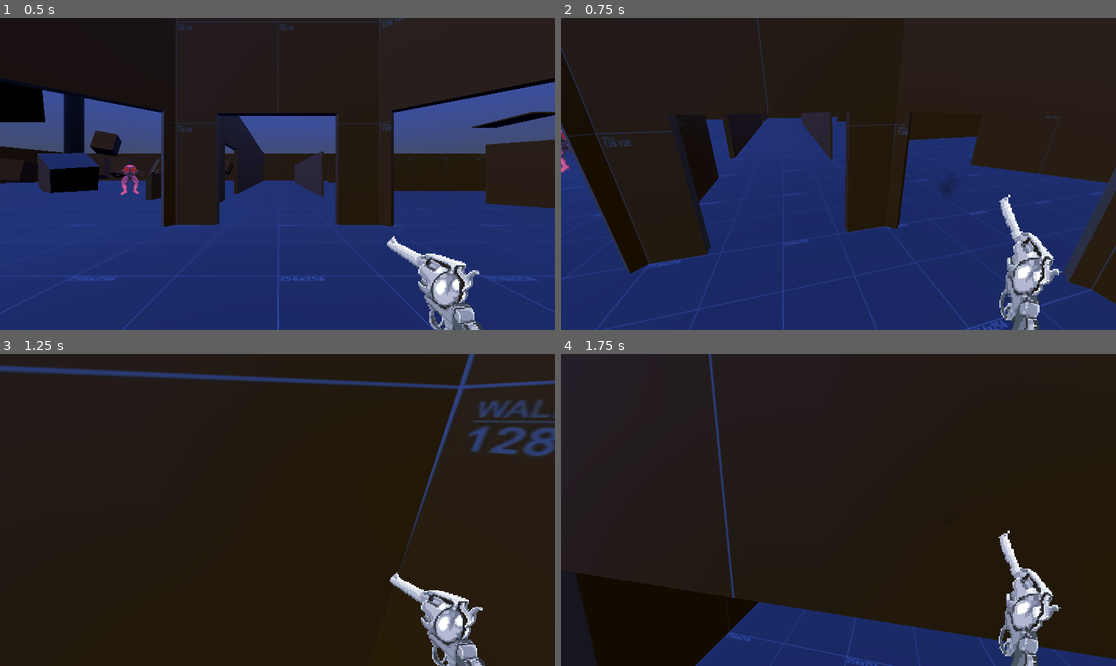
Above: before the commit, frames 1-4 (two rows, left to right).
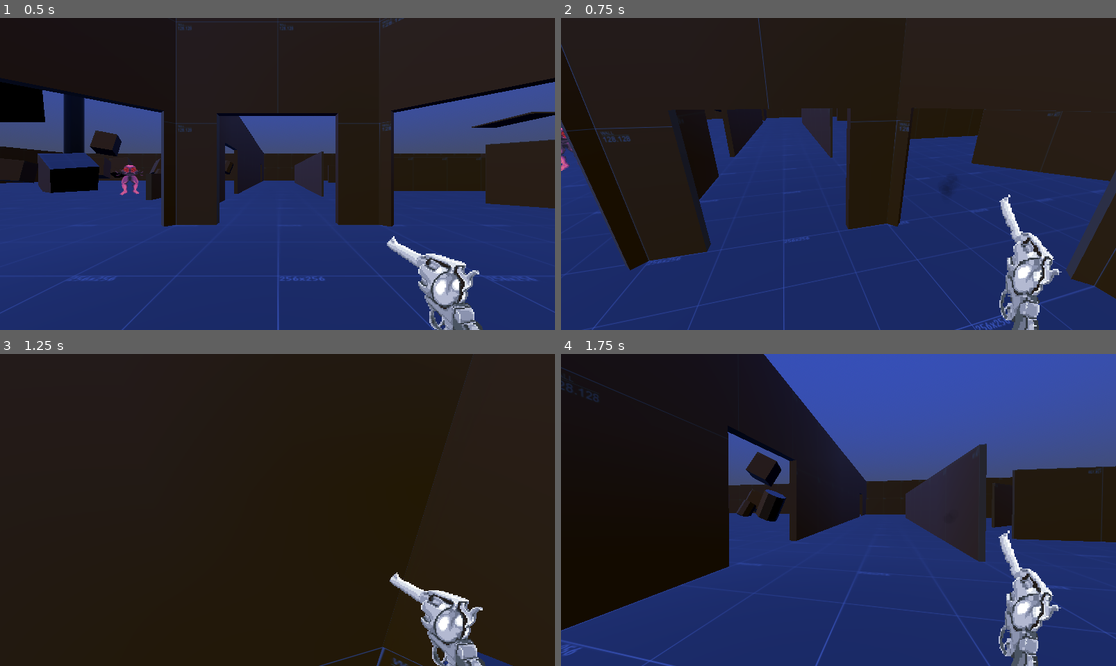
Above: after the commit, the same moments.

Repository: Liloslash/CocoonstrikeV2
Game: Godot game, scene res://world.tscn
The game is run twice, just before and just after one commit, with the same random seed, the same clock (stepped at 60 frames per second) and the same inputs. Sound files missing from this copy of the repository are replaced by a short silence.
Inputs (mouse positions are in pixels of both pictures, inside the frame that each line leads up to):
- Up to frame 1 (0.5 s): no input
- Up to frame 2 (0.75 s): move the mouse to (866, 174) at 0.52 s; hold W (up) from 0.53 s (still down); hold Space (jump) from 0.53 s (still down); click (866, 174) at 0.6 s
- Up to frame 3 (1.25 s): keep holding W (up); keep holding Space (jump)
- Up to frame 4 (1.75 s): keep holding W (up); move the mouse to (810, 510) at 1.27 s; release Space (jump) at 1.28 s; tap Space (jump) at 1.35, 1.52 s; click (810, 510) at 1.55 s

Frame 1 is identical in both runs. In frame 2, 3.2% of the frame differs, in the area x 0-100%, y 0-100%; in frame 3, 3.8%; in frame 4, 56%.

Commit message:
feat: Fix raycast-camera sync + code optimizations
- Raycast compensation system for jump camera tilt
- Configurable parameters (strength, max angle, enable/disable)
- Removed redundant variables and connections
- Updated documentation
- Fixed camera-raycast desync issue during jumps

Diff:
--- a/Player/PlayerCamera.gd
+++ b/Player/PlayerCamera.gd
@@ -44,10 +44,8 @@
 var is_jumping: bool = false
 var jump_start_height: float = 0.0
 var jump_max_height: float = 0.0
-var player_node: CharacterBody3D
-
-# Effets de Tir
-var _current_kickback: float = 0.0
+
+# Effets de Tir - pas de variable globale nécessaire
 
 # === RÉFÉRENCES CACHÉES ===
 var movement_component: PlayerMovement
@@ -56,7 +54,7 @@
 func _ready() -> void:
 	original_camera_position = position
 	original_camera_rotation = rotation_degrees
-	player_node = get_parent() as CharacterBody3D
+	var player_node = get_parent() as CharacterBody3D
 	movement_component = player_node.get_node_or_null("PlayerMovement")
 
 # === GESTION PRINCIPALE ===
@@ -209,18 +207,15 @@
 	tween.set_ease(Tween.EASE_OUT)
 	tween.set_trans(Tween.TRANS_BACK)
 
-	# Stocker le kickback variable pour _apply_kickback_offset
-	_current_kickback = current_kickback
-
-	# Recul puis retour à la position normale
-	tween.tween_method(_apply_kickback_offset, 0.0, 1.0, current_duration * 0.3)
-	tween.tween_method(_apply_kickback_offset, 1.0, 0.0, current_duration * 0.7)
-
-func _apply_kickback_offset(progress: float) -> void:
+	# Recul puis retour à la position normale avec closure
+	tween.tween_method(_apply_kickback_offset.bind(current_kickback), 0.0, 1.0, current_duration * 0.3)
+	tween.tween_method(_apply_kickback_offset.bind(current_kickback), 1.0, 0.0, current_duration * 0.7)
+
+func _apply_kickback_offset(kickback_strength: float, progress: float) -> void:
 	if not active_shakes.is_empty():  # Ne pas interférer avec le shake
 		return
 
-	var kickback_offset = Vector3(0, 0, _current_kickback * progress)
+	var kickback_offset = Vector3(0, 0, kickback_strength * progress)
 	position = original_camera_position + kickback_offset
 
 
@@ -246,11 +241,11 @@
 		jump_max_height = current_height
 
 func _handle_jump_look_down(delta: float) -> void:
-	if not player_node or jump_max_height <= jump_start_height:
+	if not movement_component or jump_max_height <= jump_start_height:
 		return
 
 	# Calculer le progrès du saut (0 = début, 0.5 = milieu, 1.0 = sommet)
-	var current_height = player_node.global_position.y
+	var current_height = movement_component.player.global_position.y
 	var height_range = jump_max_height - jump_start_height
 
 	# Éviter la division par zéro
--- a/Player/PlayerCombat.gd
+++ b/Player/PlayerCombat.gd
@@ -5,11 +5,19 @@
 @export_group("Combat")
 @export var revolver_damage: int = 25  # Dégâts du revolver
 
+@export_group("Raycast Compensation")
+@export var enable_jump_compensation: bool = true  # Activer la compensation lors du saut
+@export var compensation_strength: float = 1.0  # Force de la compensation (1.0 = parfaite, 0.5 = réduite)
+@export var max_compensation_angle: float = 45.0  # Angle maximum de compensation en degrés
+
 # === RÉFÉRENCES ===
 var player: CharacterBody3D
 var raycast: RayCast3D
 var revolver_sprite: Node
 var camera_component: PlayerCamera
+
+# === VARIABLES POUR LA COMPENSATION ===
+var base_raycast_direction: Vector3 = Vector3(0, 0, -1000)  # Direction de base du raycast
 
 # === EFFET D'IMPACT ===
 const IMPACT_EFFECT_SCENE = preload("res://Effects/ImpactEffect.tscn")
@@ -46,7 +54,7 @@
 			return
 
 	# Configuration robuste même s'il existe déjà dans la scène
-	raycast.target_position = Vector3(0, 0, -1000)  # Portée vers l'avant
+	raycast.target_position = base_raycast_direction  # Utiliser la direction de base
 	raycast.enabled = true
 	raycast.collision_mask = 2  # Ne détecter que la layer 2 (ennemis)
 	raycast.exclude_parent = true  # Exclure le parent du raycast
@@ -61,8 +69,44 @@
 		revolver_connected = false
 
 
+# === CALCUL DE LA COMPENSATION DU RAYCAST ===
+func _calculate_raycast_compensation() -> Vector3:
+	# Si la compensation est désactivée, utiliser la direction de base
+	if not enable_jump_compensation or not camera_component:
+		return base_raycast_direction
+
+	# Récupérer l'angle d'inclinaison actuel de la caméra
+	var camera_rotation_x = camera_component.rotation_degrees.x
+
+	# Calculer l'offset de compensation
+	# Quand la caméra s'incline vers le bas (angle négatif), on compense vers le haut
+	var compensation_offset = Vector3(0, 0, 0)
+
+	# Limiter l'angle de compensation pour éviter des corrections trop importantes
+	var limited_angle = clamp(camera_rotation_x, -max_compensation_angle, max_compensation_angle)
+	var limited_angle_radians = deg_to_rad(limited_angle)
+
+	# Calculer l'offset vertical basé sur l'angle d'inclinaison
+	# Utiliser la trigonométrie pour calculer l'offset Y
+	var raycast_length = base_raycast_direction.length()
+	var y_offset = sin(limited_angle_radians) * raycast_length * compensation_strength
+
+	# Appliquer l'offset à la direction de base
+	compensation_offset = base_raycast_direction + Vector3(0, y_offset, 0)
+
+	return compensation_offset
+
+func _update_raycast_direction() -> void:
+	# Mettre à jour la direction du raycast avec la compensation
+	if raycast:
+		var compensated_direction = _calculate_raycast_compensation()
+		raycast.target_position = compensated_direction
+
 # === GESTION DU TIR AVEC RAYCAST ===
 func _handle_shot() -> void:
+	# Mettre à jour la direction du raycast avec la compensation avant le tir
+	_update_raycast_direction()
+
 	# Mettre à jour immédiatement le raycast pour éviter un frame de retard
 	raycast.force_raycast_update()
 
@@ -123,3 +167,16 @@
 	if not revolver_connected:
 		return
 	revolver_sprite.start_reload()
+
+# === FONCTIONS POUR LA COMPENSATION DU RAYCAST ===
+func set_jump_compensation(enabled: bool) -> void:
+	"""Active ou désactive la compensation du raycast lors du saut"""
+	enable_jump_compensation = enabled
+
+func set_compensation_strength(strength: float) -> void:
+	"""Définit la force de la compensation (0.0 = aucune, 1.0 = parfaite, >1.0 = surexposée)"""
+	compensation_strength = clamp(strength, 0.0, 2.0)
+
+func set_max_compensation_angle(angle: float) -> void:
+	"""Définit l'angle maximum de compensation en degrés"""
+	max_compensation_angle = clamp(angle, 0.0, 90.0)
--- a/Player/player.gd
+++ b/Player/player.gd
@@ -31,16 +31,14 @@
 	movement_component.setup_player(self)
 	input_component.setup_player(self, movement_component, combat_component)
 
-	# Connexion du signal de tir du revolver pour le recul
-	if combat_component.is_revolver_connected():
-		var revolver_sprite = combat_component.revolver_sprite
-		revolver_sprite.shot_fired.connect(combat_component.trigger_recoil)
+	# La connexion du signal de tir est déjà gérée dans PlayerCombat._connect_revolver()
 
 	# Connexion du signal de slam pour le camera shake
 	movement_component.slam_landed.connect(_on_slam_landed)
 
 # --- Fonction générique pour déclencher le tremblement de caméra ---
 func start_camera_shake(intensity: float = -1.0, duration: float = -1.0, rot: float = -1.0) -> void:
+	# Déléguer directement à la caméra (wrapper pour l'API publique)
 	camera_component.start_camera_shake(intensity, duration, rot)
 
 # --- Gestionnaire du signal de slam ---
--- a/Player/player.tscn
+++ b/Player/player.tscn
@@ -195,7 +195,7 @@
 max_speed = 9.1
 freeze_duration_after_slam = 1.1
 jump_height = 3.5
-fall_gravity_multiplier = 0.6
+fall_gravity_multiplier = 0.8
 
 [node name="AudioStreamPlayer3D" type="AudioStreamPlayer3D" parent="."]
 
Not shown, changed: Doc_Projet.md
Not shown, changed: Doc_Roadmap.md
